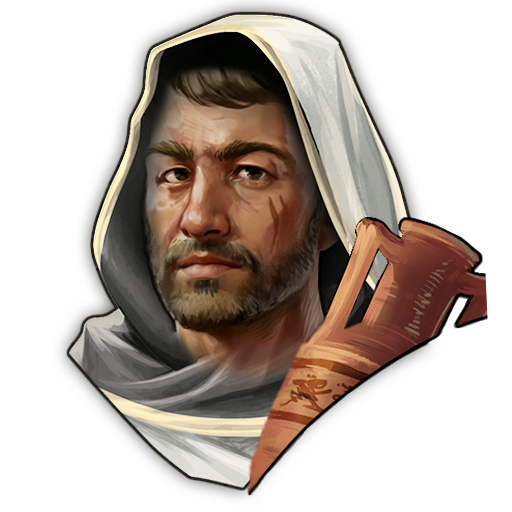
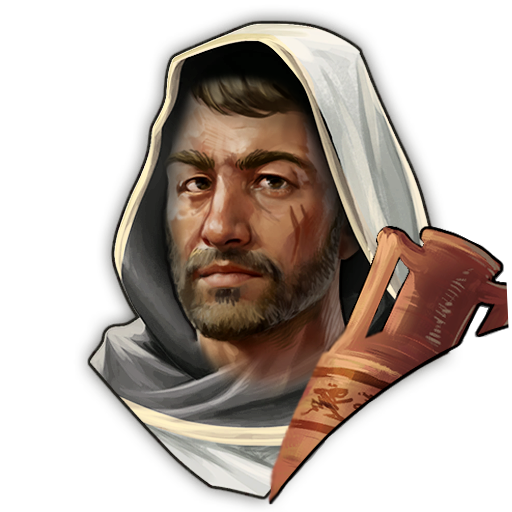
Layered file, before and after one edit (512px x 512px). Changes by layer:
painted on "Amphore" over [128, 128, 509, 512]
painted on "Kopie von Background" over [54, 0, 509, 512]
painted on "Background" (2nd of 2) over [54, 0, 509, 512]